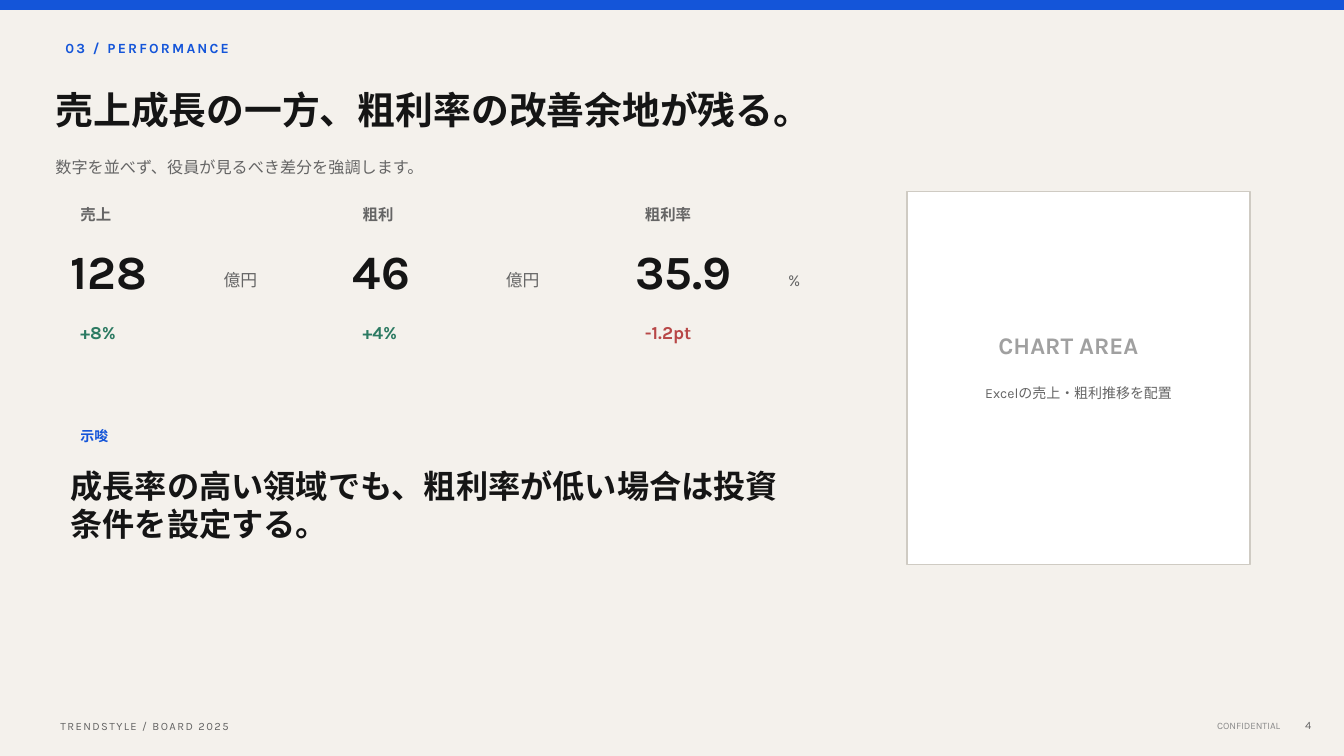
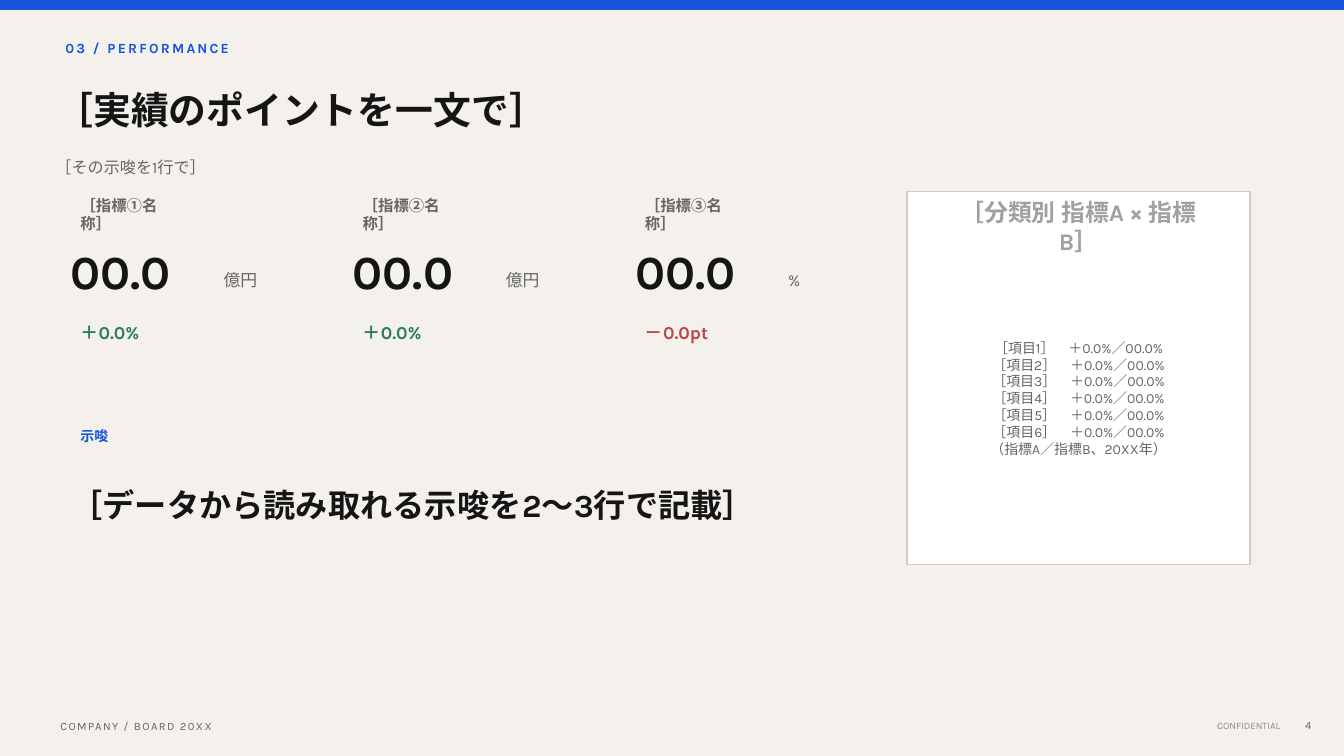
Before and after one commit to takujis/copilot-experience-lab-dev, a slide deck: slide 4 of contents/assets/CXO-12/TrendStyleJapan_2025年度_役員会資料テンプレート.pptx. Drawn at 1344x756 pixels with LibreOffice and Linux fonts; fonts in the diff are those of the drawing. Boxes give left, top, right and bottom in pixels: in the first picture for what was removed or moved away, otherwise in the second. Text is boxed around its words. In the diff, an @@ line names an element or a change of style, - is before the commit and + after.

```diff
--- a/contents/assets/CXO-12/TrendStyleJapan_2025年度_役員会資料テンプレート.pptx
+++ b/contents/assets/CXO-12/TrendStyleJapan_2025年度_役員会資料テンプレート.pptx
@@ text at box(55, 91, 546, 128): text changed @@
-売上成長の一方、粗利率の改善余地が残る。
+［実績のポイントを一文で］
@@ text at box(55, 159, 205, 175): text changed @@
-数字を並べず、役員が見るべき差分を強調します。
+［その示唆を1行で］
@@ text at box(80, 198, 157, 213): text changed @@
-売上
+［指標①名称］
@@ text at box(363, 198, 440, 213): text changed @@
-粗利
+［指標②名称］
@@ text at box(645, 198, 722, 213): text changed @@
-粗利率
+［指標③名称］
@@ text at box(960, 201, 1197, 252): text changed @@
-CHART AREA
+［分類別 指標A × 指標B］
@@ text at box(71, 257, 171, 290): text changed @@
-128
+00.0
@@ text at box(353, 257, 453, 290): text changed @@
-46
+00.0
@@ text at box(635, 257, 735, 290): text changed @@
-35.9
+00.0
@@ text at box(80, 325, 139, 340): text changed @@
-+8%
+＋0.0%
@@ text at box(363, 325, 422, 340): text changed @@
-+4%
+＋0.0%
@@ text at box(645, 327, 708, 344): text changed @@
--1.2pt
+－0.0pt
@@ text at box(990, 341, 1166, 455): text changed @@
-Excelの売上・粗利推移を配置
+［項目1］ ＋0.0%／00.0%
+［項目2］ ＋0.0%／00.0%
+［項目3］ ＋0.0%／00.0%
+［項目4］ ＋0.0%／00.0%
+［項目5］ ＋0.0%／00.0%
+［項目6］ ＋0.0%／00.0%
+（指標A／指標B、20XX年）
@@ text at box(71, 489, 755, 520): text changed @@
-成長率の高い領域でも、粗利率が低い場合は投資条件を設定する。
+［データから読み取れる示唆を2〜3行で記載］
@@ text at box(60, 723, 228, 730): text changed @@
-TRENDSTYLE / BOARD 2025
+COMPANY / BOARD 20XX
```
Also in this commit, not shown: 5 other slides changed, 3 slides added, 2 slides removed.
